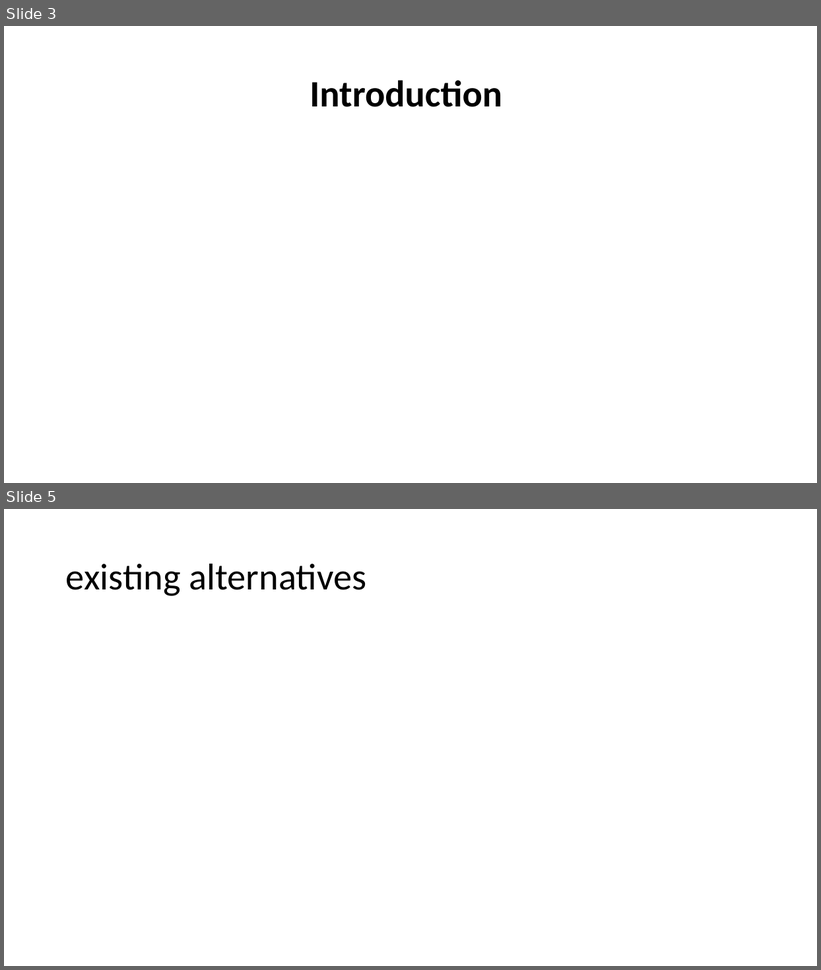
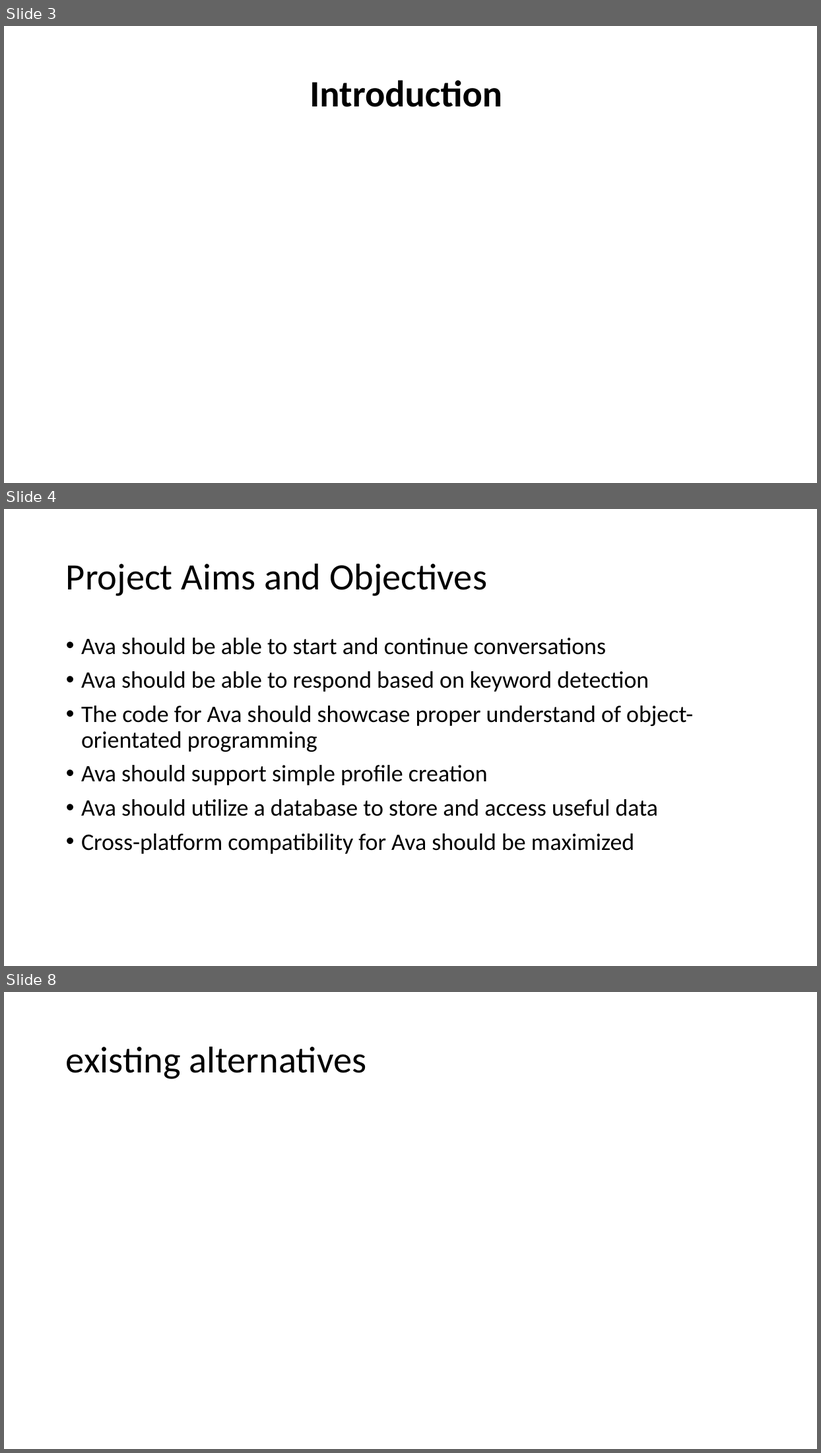
Before and after one commit to ayo-dami/Artificial-Virtual-Assistant, a slide deck: ava-presentation.pptx. Shown one above the other, each under a label of ours: slides 3 and 5 before the commit, slides 3, 4 and 8 after it; the slides between them are not shown. The pictures are 821x970 and 821x1453 pixels, drawn with LibreOffice and Linux fonts; fonts in the diff are those of the drawing; background and template pictures are left out. Boxes give left, top, right and bottom in pixels: in the first picture for what was removed or moved away, otherwise in the second. Text is boxed around its words. In the diff, an @@ line names an element or a change of style, - is before the commit and + after.

Commit message:
Added aims and objectives slides

```diff
--- a/ava-presentation.pptx
+++ b/ava-presentation.pptx
@@ slide 4 added at (4, 509, 817, 966), background picture (left out) @@
@@ title added at (66, 563, 487, 596), 44 pt, text #000000 @@
+Project Aims and Objectives
@@ text added at (81, 638, 693, 854), 28 pt, text #000000 @@
+• Ava should be able to start and continue conversations
+• Ava should be able to respond based on keyword detection
+• The code for Ava should showcase proper understand of object-orientated programming
+• Ava should support simple profile creation
+• Ava should utilize a database to store and access useful data
+• Cross-platform compatibility for Ava should be maximized
@@ what was slide 5 is now slide 8 @@
```
Also in this commit, not shown: 1 slide changed, 2 other slides added.
